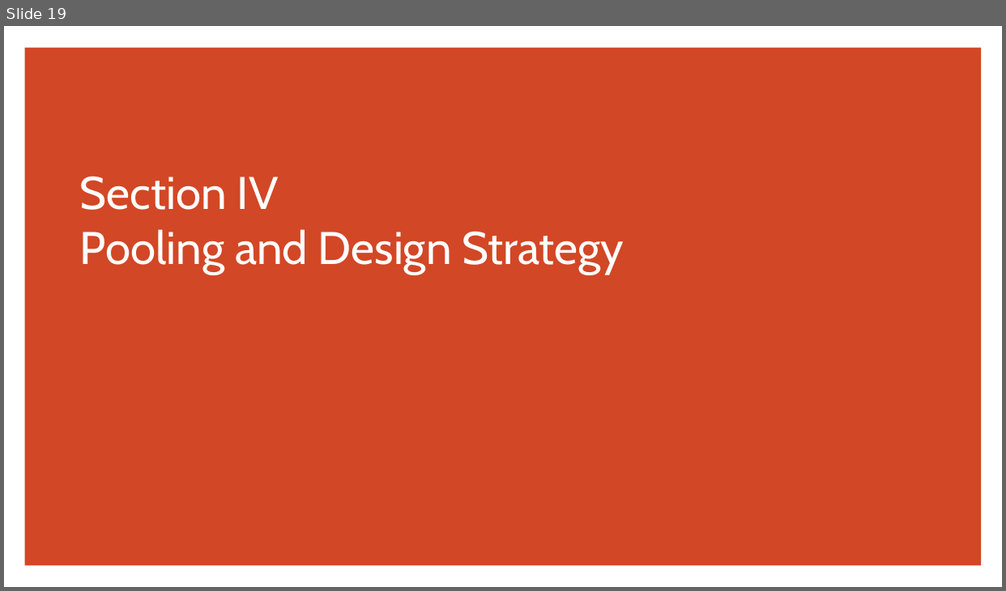
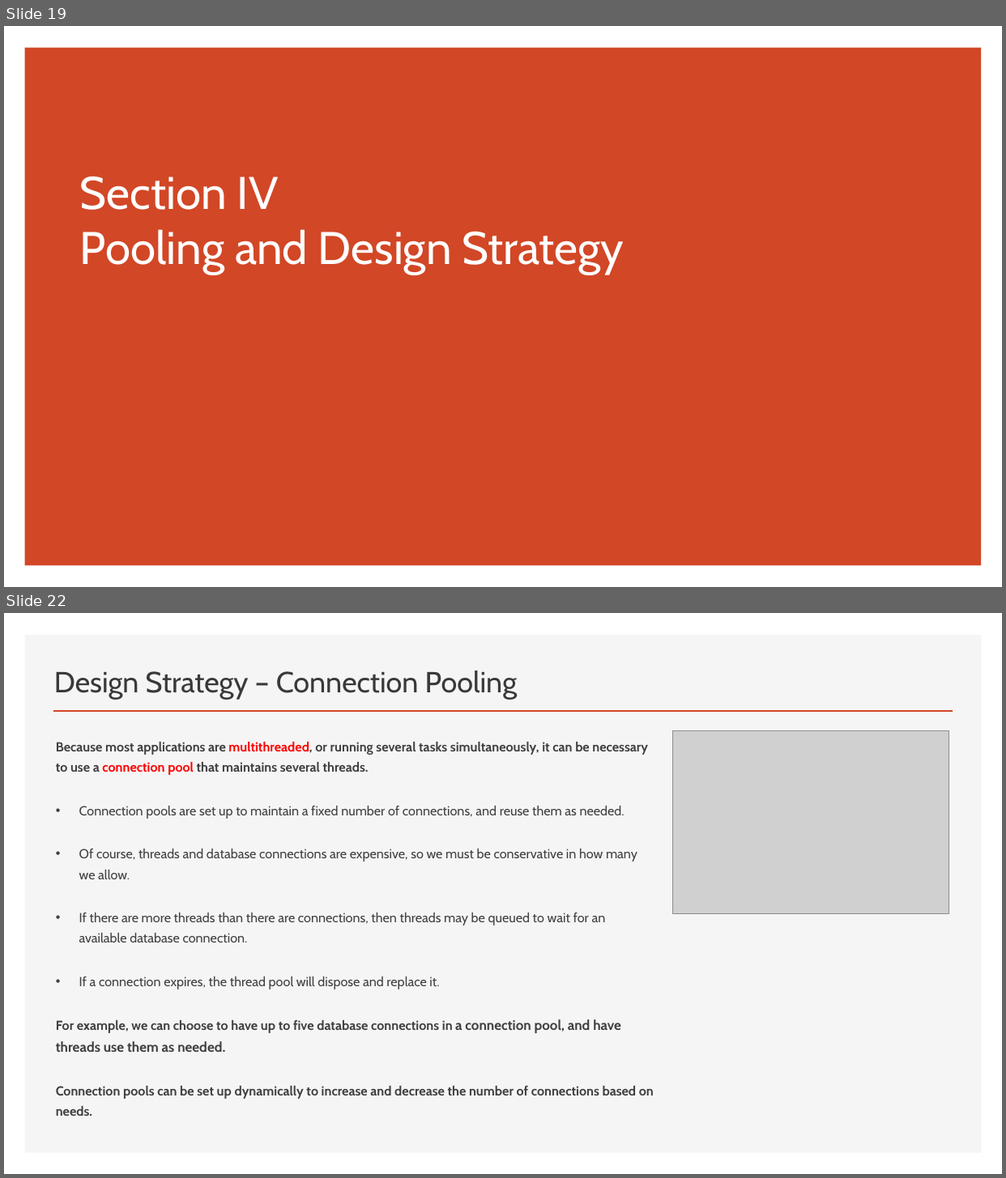
Before and after one commit to thomasnield/oreilly_programming_with_sql, a slide deck: oreilly_programming_with_sql.pptx. Shown one above the other, each under a label of ours: slide 19 before the commit, slides 19 and 22 after it; the slides between them are not shown. The pictures are 1006x591 and 1006x1178 pixels, drawn with LibreOffice and Linux fonts; fonts in the diff are those of the drawing; grey boxes stand for pictures. Boxes give left, top, right and bottom in pixels: in the first picture for what was removed or moved away, otherwise in the second. Text is boxed around its words. In the diff, an @@ line names an element or a change of style, - is before the commit and + after.

```diff
--- a/oreilly_programming_with_sql.pptx
+++ b/oreilly_programming_with_sql.pptx
@@ slide 22 added at [4, 613, 1002, 1174], background #FFFFFF @@
@@ rectangle added at [25, 635, 982, 1153], fill #F5F5F5 @@
@@ title added at [54, 671, 518, 699], 28 pt, text #3B3838 @@
+Design Strategy – Connection Pooling
@@ line added from (53, 711) to (953, 711), #D24726 2 pt @@
@@ picture added at [672, 730, 948, 914] @@
@@ text added at [56, 742, 654, 1116], 12.6 pt, text #404040, bold @@
+Because most applications are multithreaded, or running several tasks simultaneously, it can be necessary to use a connection pool that maintains several threads.
+• Connection pools are set up to maintain a fixed number of connections, and reuse them as needed.
+• Of course, threads and database connections are expensive, so we must be conservative in how many we allow.
+• If there are more threads than there are connections, then threads may be queued to wait for an available database connection.
+• If a connection expires, the thread pool will dispose and replace it.
+For example, we can choose to have up to five database connections in a connection pool, and have threads use them as needed.
+Connection pools can be set up dynamically to increase and decrease the number of connections based on needs.
```
Also in this commit, not shown: 1 slide changed, 14 other slides added, 3 other files.
